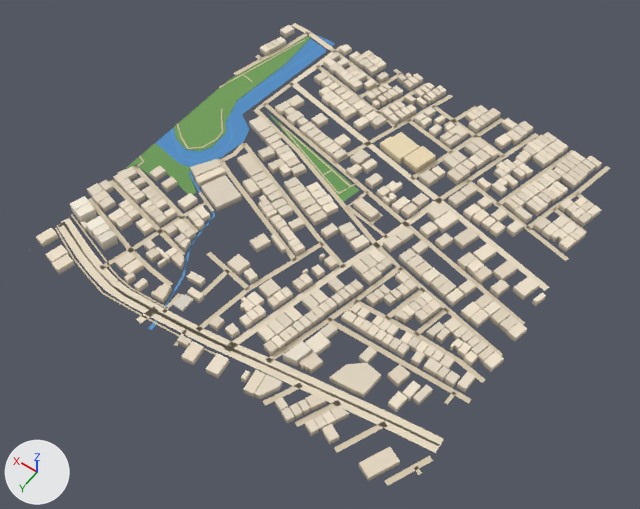
Before and after pictures for a commit that changed the glTF model public/assets/bengaluru-region-v1/tiles/t-18_-5-l0.glb.
One viewpoint serves both versions: a 50 mm camera at (-9128.0, -1684.0, 789.0) aimed at (-8758.0, -2203.0, -26.0). Arrows for +X, +Y and +Z are at lower left; the lights stay in place. The picture after the commit comes second.

In view in the first picture: 'building', 'ground', 'water'.
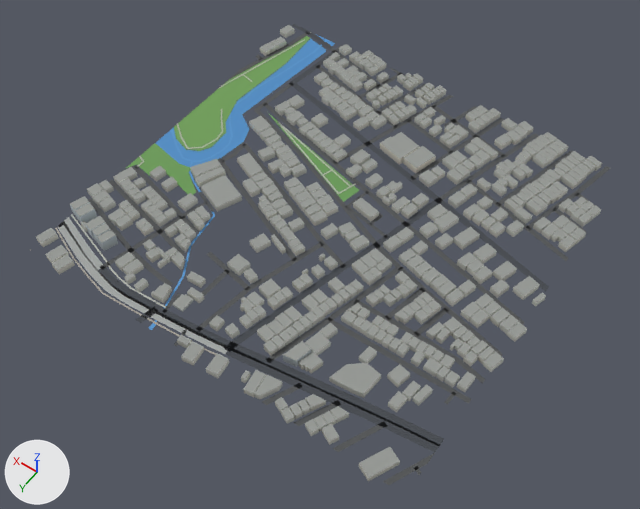
The change, as a list of edits to the scene's bpy script:
```text
Change me_building:
    used by ob_building; location = (-9000.0, -2500.0, 0.0)
    remove me_building.from_pydata(...)  # 3936 vertices, 4954 faces; spans x -7.0..509.0, y -7.0..509.0, z 0.0..15.0
    add me_building.from_pydata(...)  # 3936 vertices, 5972 faces; spans x -7.0..509.0, y -7.0..509.0, z 0.0..15.0
    me_building part 1: 4954 kept faces spanning x -7.0..509.0, y -7.0..509.0, z 0.0..15.0 get new vertex colours
Change me_ground:
    used by ob_ground; location = (-9000.0, -2500.0, 0.0)
    remove me_ground.from_pydata(...)  # 930 vertices, 781 faces; spans x -3.0..503.0, y -3.0..501.0, z 1.0
    add me_ground.from_pydata(...)  # 951 vertices, 798 faces; spans x 0.0..500.0, y 0.0..500.0, z 1.0
    me_ground part 2: 69 vertices moved from x -1.0..501.0, y -3.0..308.0, z 1.0 to x 0.0..500.0, y 0.0..306.0, z 1.0; 26 vertices removed from x -1.0..503.0, y -1.0..317.0, z 1.0; 42 vertices added at x 0.0..500.0, y 0.0..317.0, z 1.0
    me_ground part 3: 10 vertices moved from x 432.0..499.0, y 247.0..454.0, z 1.0 to x 433.0..500.0, y 249.0..458.0, z 1.0; 22 vertices removed from x 465.0..503.0, y 249.0..500.0, z 1.0; 25 vertices added at x 469.0..500.0, y 247.0..500.0, z 1.0
    me_ground part 4: 4 vertices moved from x -1.0..28.0, y 440.0..475.0, z 1.0 to x 0.0..25.0, y 440.0..475.0, z 1.0; 18 vertices removed from x -3.0..168.0, y 429.0..501.0, z 1.0; 20 vertices added at x 0.0..169.0, y 429.0..500.0, z 1.0
    me_ground part 5: 582 kept faces spanning x 0.0..500.0, y 0.0..500.0, z 1.0 get new vertex colours; the middle colour goes from beige #d7c9ae to dark grey #535556
    other edits to the shape of me_ground do not show in these pictures
```

Location of each change, [x1, y1, x2, y2] in pixels of the pictures (640 x 509 px; the box of a moved part takes in the faces that stretch with it):
'ground', reshaped
    before: [55, 23, 611, 486]
    after: [30, 24, 611, 485]
part 1 of me_building, recoloured (darker)
    both: [36, 25, 602, 481]
part 2 of me_ground, moved or reshaped
    before: [219, 23, 611, 356]
    after: [218, 24, 611, 356]
part 3 of me_ground, moved or reshaped
    before: [57, 124, 182, 264]
    after: [30, 123, 182, 264]
part 4 of me_ground, moved or reshaped
    before: [263, 388, 444, 486]
    after: [262, 388, 444, 485]
part 5 of me_ground, recoloured
    both: [56, 24, 592, 475]
